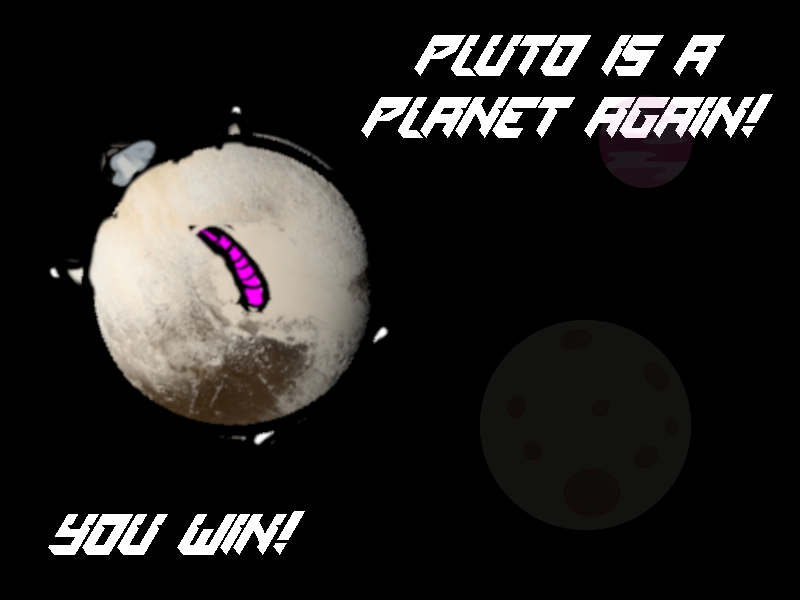
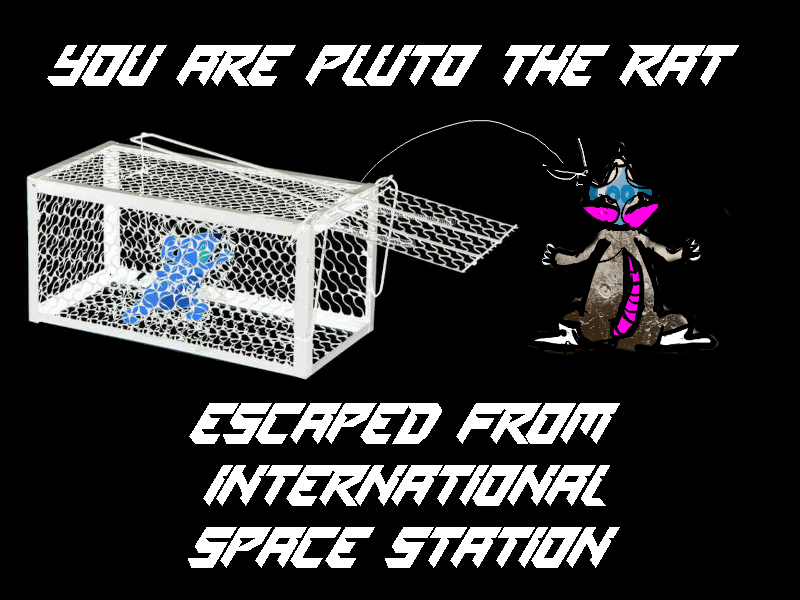
Layered file, before and after one edit (800x600). Changes by layer:
hid "Pasted Layer" over [33, 76, 401, 446]
hid "planet_011.png" over [480, 320, 691, 530]
hid "planet_003.png" over [599, 95, 693, 188]
added layer "Pasted Layer #2" above "escaped from ..." over [24, 111, 520, 394]
added layer "escaped from ..." above "you are pluto the rat" over [188, 403, 620, 568]
added layer "you are pluto the rat" above "Pasted Layer #1" over [47, 45, 739, 86]
added layer "Pasted Layer #1" above "you win!" over [519, 134, 732, 367]
hid "you win!" over [48, 511, 305, 555]
hid "pluto is a ..." over [361, 35, 773, 138]
showed "lines", painted on it over [76, 120, 700, 406]
